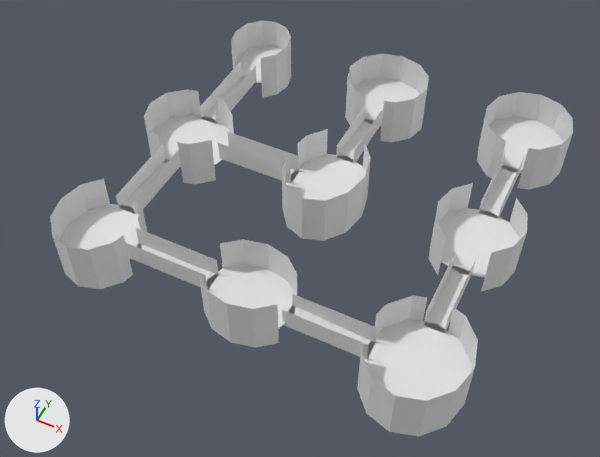
The glTF model activity/assets/sky/hallow3/anterose.gltf, before and after one commit.
The view is the same before and after, from a 50 mm lens placed at (27.4, -79.4, 68.8), pointed at (-0.4, -23.8, -0.7). The lights are fixed; the arrows at lower left show +X, +Y and +Z. The first picture is the older version. Materials are left out; every surface is plain grey. Vertices at exactly the same position are counted once.

Before the edit, the objects in view are built like this:
```python
me_mesh_0 = bpy.data.meshes.new('Mesh_0')
me_mesh_0.from_pydata(...)  # 2012 vertices, 2403 faces; spans x -23.3..23.3, y -41.9..5.2, z -2.5..5.2
# faces by material slot: [1463, 304, 304, 300, 32]
me_mesh_0.materials.append(mat_c04c0107_png_floor)
me_mesh_0.materials.append(mat_c04c0607_png_wall)
me_mesh_0.materials.append(mat_c04c0607_png_foundation)
me_mesh_0.materials.append(mat_c04c0007_png_stairs)
me_mesh_0.materials.append(mat_c04c0607_png_rail)
ob_les_étranglements = bpy.data.objects.new('Les étranglements', me_mesh_0)
ob_les_étranglements.location = (0.0, 0.0, 0.0)
```
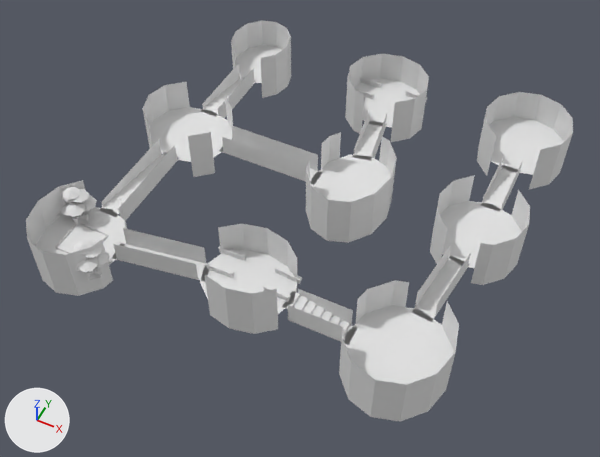
Patch to the scene script:
```diff
--- a/activity/assets/sky/hallow3/anterose.gltf.py
+++ b/activity/assets/sky/hallow3/anterose.gltf.py
@@ me_mesh_0 @@
 # used by ob_les_étranglements; location = (0.0, 0.0, 0.0)
-me_mesh_0.from_pydata(...)  # 2012 vertices, 2403 faces; spans x -23.3..23.3, y -41.9..5.2, z -2.5..5.2
+me_mesh_0.from_pydata(...)  # 3150 vertices, 3646 faces; spans x -23.3..23.2, y -44.2..5.2, z -2.5..7.7
+# me_mesh_0 part 1: the loose piece of 231 vertices spanning x -22.6..-4.3, y -41.2..-30.8, z -1.3..5.2 is rebuilt with 218 vertices and now spans x -22.6..-4.0, y -44.2..-33.8, z 1.1..7.6
+# me_mesh_0 part 2: the loose piece of 185 vertices spanning x 12.7..23.3, y -41.9..-30.1, z -1.9..4.6 is rebuilt with 182 vertices and now spans x 10.7..21.3, y -41.9..-30.1, z -0.7..5.8
+# me_mesh_0 part 3: the loose piece of 177 vertices spanning x -23.3..-12.7, y -22.8..-13.2, z -1.9..4.6 is rebuilt with 165 vertices and now spans x -23.3..-12.7, y -22.8..-13.2, z -0.7..5.8
+# me_mesh_0 part 4: the loose piece of 173 vertices spanning x 13.2..22.8, y -23.0..-13.0, z -1.9..4.6 is rebuilt with 176 vertices and now spans x 13.2..22.8, y -23.0..-13.0, z -0.7..5.8
+# me_mesh_0 part 5: the loose piece of 157 vertices spanning x -5.0..5.0, y -40.2..-31.8, z -1.3..5.2 is rebuilt with 155 vertices and now spans x -5.0..5.0, y -40.2..-31.8, z 1.1..7.6
+# me_mesh_0 part 6: the loose piece of 54 vertices spanning x -1.1..1.1, y -12.7..-4.1, z 0.0..2.5 is rebuilt with 4 vertices and now spans x -0.3..0.9, y -12.4..-4.8, z 0.0..2.5
+# me_mesh_0 part 7: the loose piece of 54 vertices spanning x 4.3..13.5, y -37.1..-34.9, z 0.6..3.1 is rebuilt with 48 vertices and now spans x 4.3..11.5, y -37.1..-34.9, z 1.8..3.6
+# me_mesh_0 part 8: the loose piece of 54 vertices spanning x -19.1..-16.9, y -31.6..-22.1, z 0.6..3.1 is rebuilt with 48 vertices and now spans x -19.1..-16.9, y -34.6..-22.1, z 1.8..3.6
+# me_mesh_0 part 9: 36 vertices moved from x -19.1..-16.9, y -12.6..-4.8, z 0.1..0.5 to x -19.1..-16.9, y -12.6..-4.8, z 0.3..1.5; 330 vertices removed from x -19.1..19.1, y -30.9..-3.5, z -2.5..4.6; 1561 vertices added at x -23.1..18.6, y -43.4..2.9, z -0.7..7.7
+# me_mesh_0 part 10: 36 vertices moved from x 16.9..19.1, y -12.6..-5.6, z 0.1..0.5 to x 16.9..19.1, y -12.6..-5.6, z 0.3..1.5; 18 vertices removed from x 16.7..19.3, y -13.8..-4.4, z -2.5..4.0; 14 vertices added at x 16.9..19.1, y -13.8..-5.1, z 0.0..2.5
```

Where the change shows, as pixel boxes [x1, y1, x2, y2] in the pictures (600 x 457 px; the box of a moved part takes in the faces that stretch with it):
'Les étranglements', reshaped
    before: [50, 20, 573, 436]
    after: [26, 20, 573, 421]
part 1 of me_mesh_0, rebuilt (9% wider)
    before: [50, 178, 218, 290]
    after: [26, 180, 210, 296]
part 2 of me_mesh_0, rebuilt
    before: [357, 295, 478, 436]
    after: [339, 280, 459, 421]
part 3 of me_mesh_0, rebuilt
    before: [144, 89, 234, 184]
    after: [142, 82, 233, 177]
part 4 of me_mesh_0, rebuilt
    before: [429, 183, 528, 292]
    after: [430, 175, 530, 285]
part 5 of me_mesh_0, rebuilt
    before: [198, 239, 297, 348]
    after: [200, 224, 297, 334]
part 6 of me_mesh_0, rebuilt
    before: [336, 104, 383, 163]
    after: [354, 109, 370, 151]
part 7 of me_mesh_0, rebuilt (22% narrower, 19% shorter)
    before: [282, 294, 378, 360]
    after: [282, 291, 357, 344]
part 8 of me_mesh_0, rebuilt (21% wider, 7% shorter)
    before: [116, 144, 181, 214]
    after: [100, 152, 179, 217]
part 9 of me_mesh_0, built on
    before: [200, 61, 477, 333]
    after: [56, 64, 471, 342]
part 10 of me_mesh_0, moved or reshaped
    before: [479, 136, 540, 218]
    after: [481, 154, 523, 211]
